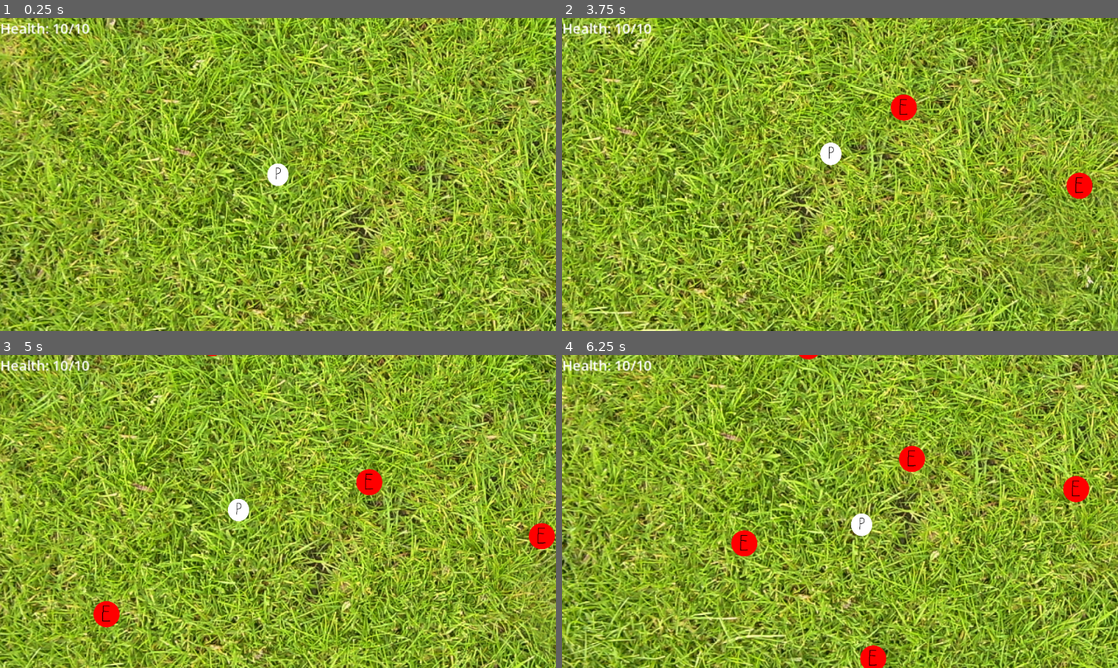
Above: before the commit, frames 1-4 (two rows, left to right).
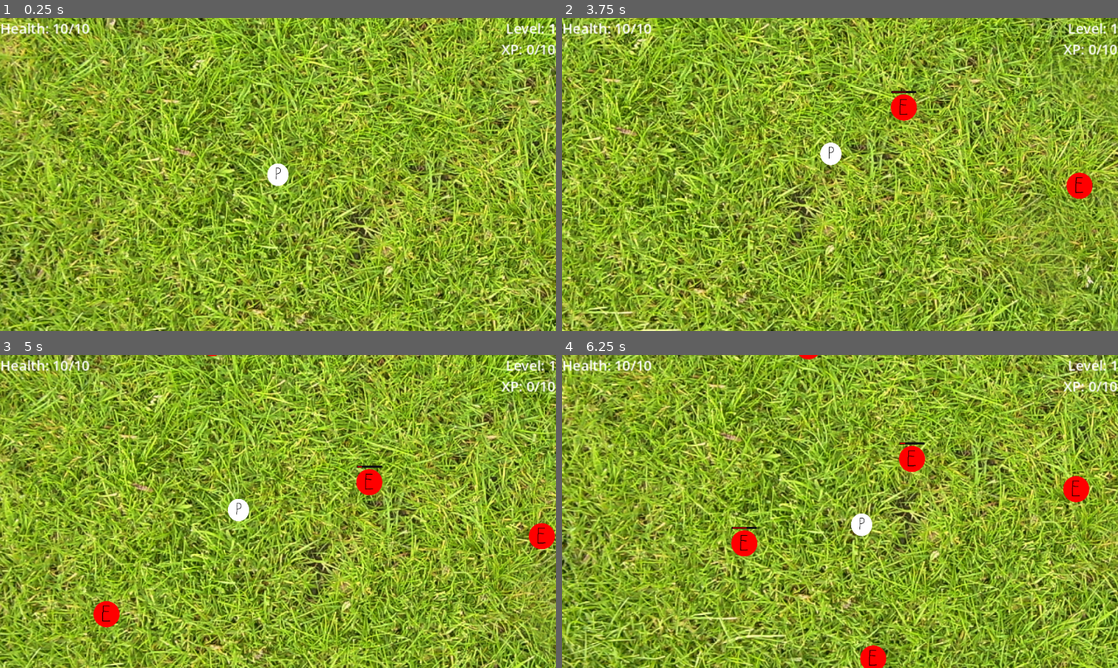
Above: after the commit, the same moments.

Repository: Josephisgr8/simple-survivors
Game: Godot game, scene res://Scenes/game.tscn
The game is run twice, just before and just after one commit, with the same random seed, the same clock (stepped at 60 frames per second) and the same inputs.
Inputs:
- Up to frame 1 (0.25 s): no input
- Up to frame 2 (3.75 s): tap Enter at 0.5 s; hold D (Right) 0.53-1.28 s; hold S (Down) 1.28-2.03 s; hold D (Right) 2.03-2.78 s; hold W (Up) 2.78-3.53 s; hold A (Left) from 3.53 s (still down)
- Up to frame 3 (5 s): keep holding A (Left)
- Up to frame 4 (6.25 s): release A (Left) at 5.03 s; hold S (Down) 5.03-5.78 s; hold D (Right) from 5.78 s (still down)

The runs differ from the first frame. In frame 1, 0.3% of the frame differs, in the area x 90-100%, y 1-12%; in frame 2, 0.3%; in frame 3, 0.3%; in frame 4, 0.4%, in the area x 30-100%, y 1-56%.

Commit message:
Added enemy health bars. Added player level and XP to HUD.  Added magnetized mode for xp orbs.
Enemies now display a health bar upon taking damage for the first time.
Current player level and xp/xp-required are displayed and correctly updated in the HUD.
XP orbs become magnetized to the player upon coming within pickup range. XP is awarded and orbs are removed upon reaching the player's position.

Diff:
--- a/Scenes/enemy.tscn
+++ b/Scenes/enemy.tscn
@@ -6,6 +6,17 @@
 [sub_resource type="CapsuleShape2D" id="CapsuleShape2D_nhhn2"]
 radius = 99.0
 height = 198.0
+
+[sub_resource type="StyleBoxFlat" id="StyleBoxFlat_afpow"]
+bg_color = Color(0.060530342, 0.060530365, 0.060530297, 1)
+
+[sub_resource type="StyleBoxFlat" id="StyleBoxFlat_1f0kj"]
+bg_color = Color(0.87038714, 1.4439225e-06, 1.2513996e-06, 1)
+border_width_left = 5
+border_width_top = 5
+border_width_right = 5
+border_width_bottom = 5
+border_color = Color(0.05882353, 0.05882353, 0.05882353, 1)
 
 [node name="Enemy" type="Area2D" unique_id=563158874]
 collision_layer = 3
@@ -20,3 +31,14 @@
 [node name="CollisionShape2D" type="CollisionShape2D" parent="." unique_id=2127674872]
 position = Vector2(0.5, -0.5)
 shape = SubResource("CapsuleShape2D_nhhn2")
+debug_color = Color(0.34901962, 0.6156863, 0.23921569, 0.8235294)
+
+[node name="HealthBar" type="ProgressBar" parent="." unique_id=2117521927]
+offset_left = -96.0
+offset_top = -128.0
+offset_right = 96.0
+offset_bottom = -112.0
+theme_override_colors/font_color = Color(0.9685872, 5.679429e-06, 7.70092e-07, 1)
+theme_override_styles/background = SubResource("StyleBoxFlat_afpow")
+theme_override_styles/fill = SubResource("StyleBoxFlat_1f0kj")
+show_percentage = false
--- a/Scenes/in_game_ui.tscn
+++ b/Scenes/in_game_ui.tscn
@@ -9,6 +9,27 @@
 
 [node name="HealthLabel" type="Label" parent="." unique_id=1979079318]
 layout_mode = 0
-offset_right = 61.0
-offset_bottom = 23.0
+offset_right = 128.0
+offset_bottom = 24.0
 text = "Health: "
+
+[node name="XpLabel" type="Label" parent="." unique_id=1195081174]
+layout_mode = 1
+anchors_preset = 1
+anchor_left = 1.0
+anchor_right = 1.0
+offset_left = 504.0
+offset_top = 24.0
+offset_right = 640.0
+offset_bottom = 48.0
+grow_horizontal = 0
+text = "XP: Current / Max"
+horizontal_alignment = 2
+
+[node name="PlayerLevelLabel" type="Label" parent="." unique_id=1402769269]
+layout_mode = 0
+offset_left = 504.0
+offset_right = 640.0
+offset_bottom = 24.0
+text = "Level: "
+horizontal_alignment = 2
--- a/Scripts/ResourceScripts/player_stats_resource.gd
+++ b/Scripts/ResourceScripts/player_stats_resource.gd
@@ -2,8 +2,9 @@
 class_name PlayerStatsResource
 
 #HUD signals
-signal CurrentHPUpdated
-signal MaxHPUpdated
+signal HpUpdated
+signal XpUpdated
+signal PlayerLevelUpdated
 
 #player stats
 @export var speed := 200.0:
@@ -17,13 +18,12 @@
 @export var maxHP := 10:
 	set(value):
 		maxHP = value
-		MaxHPUpdated.emit()
+		HpUpdated.emit()
 
 @export var currHP := maxHP:
 	set(value):
 		currHP = value
-		CurrentHPUpdated.emit()
-		print("curr hp modified")
+		HpUpdated.emit()
 
 @export var invincibilityDurationSecs := 1.0:
 	set(value):
@@ -32,10 +32,12 @@
 @export var currentXP: int = 0:
 	set(value):
 		currentXP = value
+		XpUpdated.emit()
 
 @export var xpToLevel: int = 10:
 	set(value):
 		xpToLevel = value
+		XpUpdated.emit()
 
 @export var xpPickupRange := 100.0:
 	set(value):
@@ -44,6 +46,7 @@
 @export var currPlayerLevel: int = 1:
 	set(value):
 		currPlayerLevel = value
+		PlayerLevelUpdated.emit()
 
 @export var antiSpawnRadius: float = 400:
 	set(value):
--- a/Scripts/enemy.gd
+++ b/Scripts/enemy.gd
@@ -19,9 +19,10 @@
 var pushOffset: Vector2
 
 @onready var collisionShape: CollisionShape2D = $CollisionShape2D
+@onready var health_bar: ProgressBar = $HealthBar
 
-#func _init() -> void:
-
+func _ready() -> void:
+	health_bar.visible = false
 
 func _process(delta: float) -> void:
 	#move
@@ -38,11 +39,16 @@
 func updateTargetPosition(pos): #gets called every frame
 	targetPosition = pos
 
+func updateHealthBar():
+	health_bar.max_value = enemyMaxHealth
+	health_bar.value = enemyCurrentHealth
+
 func updatePushOffset(offset: Vector2):
 	pushOffset = offset
 
 
 func damageTaken(dmg, src):
+	health_bar.visible = true
 	enemyCurrentHealth -= dmg
 	if (enemyCurrentHealth <= 0):
 		_enemyDie()
--- a/Scripts/enemy_manager.gd
+++ b/Scripts/enemy_manager.gd
@@ -61,9 +61,10 @@
 	nonSpawnPositions[targetPosition] = targetStats.antiSpawnRadius * targetStats.antiSpawnRadius
 	for enemy in enemyList:
 		enemy.updateTargetPosition(targetPosition)
+		enemy.updateHealthBar()
 		#also get and set push vector
 		var pushOffset: Vector2 = Vector2(0,0)
-		var scaledRadius: float = enemy.collisionShape.shape.radius * enemySizeScale
+		var scaledRadius: float = enemy.collisionShape.shape.radius * enemy.scale.x
 		var minDistance: float = scaledRadius * enemyPushoffForce
 		for enemy2 in enemyList:
 			if enemy == enemy2:
--- a/Scripts/in_game_ui.gd
+++ b/Scripts/in_game_ui.gd
@@ -4,10 +4,14 @@
 
 @onready var in_game_ui: Control = $"."
 @onready var health_label: Label = $HealthLabel
+@onready var xp_label: Label = $XpLabel
+@onready var player_level_label: Label = $PlayerLevelLabel
 
 # Called when the node enters the scene tree for the first time.
 func _ready() -> void:
-	playerStats.CurrentHPUpdated.connect(_updateHUD)
+	playerStats.HpUpdated.connect(_updateHUD)
+	playerStats.XpUpdated.connect(_updateHUD)
+	playerStats.PlayerLevelUpdated.connect(_updateHUD)
 	_updateHUD()
 	pass # Replace with function body.
 
@@ -18,3 +22,5 @@
 
 func _updateHUD() -> void:
 	health_label.text = str("Health: ", playerStats.currHP, "/", playerStats.maxHP)
+	xp_label.text = str("XP: ", playerStats.currentXP, "/", playerStats.xpToLevel)
+	player_level_label.text = str("Level: ", playerStats.currPlayerLevel)
--- a/Scripts/player.gd
+++ b/Scripts/player.gd
@@ -51,6 +51,7 @@
 func _checkForAndLevelUp() -> void:
 	if playerStats.currentXP >= playerStats.xpToLevel:
 		print("Leveled up!")
+		playerStats.currPlayerLevel += 1
 		playerStats.currentXP = playerStats.currentXP - playerStats.xpToLevel
 		playerStats.xpToLevel = playerStats.xpToLevel * playerStats.xpToLevelMult
 		_checkForAndLevelUp() #This is so that multiple levels can be gained at once, if the xp is collected.
@@ -58,7 +59,6 @@
 func gainXp(val: int):
 	playerStats.currentXP += val * playerStats.xpMult
 	_checkForAndLevelUp()
-	print("total xp: ", playerStats.currentXP, " / ", playerStats.xpToLevel)
 
 func fireMissile(pos: Vector2):
 	missile_manager.createMissile(global_position, pos)
--- a/Scripts/xp_manager.gd
+++ b/Scripts/xp_manager.gd
@@ -8,8 +8,9 @@
 
 
 
-var xpOrbList: Array[Sprite2D]
-var xpOrbsToDelete: Array[Sprite2D]
+var xpOrbList: Array[XP_Orb]
+var xpMagentizedOrbsList: Array[XP_Orb]
+var xpOrbsToDelete: Array[XP_Orb]
 
 
 var collectorPosition: Vector2 # It ends up being better for this node to hold this data, since orbs need it for the magnetized effect
@@ -19,6 +20,7 @@
 var xpOrbCombinationRange := 100
 var xpOrbGrowthFactor := 0.05 #how much an xp orb will scale in size per xpValue it is
 var xpOrbCombineWaitSecs := 2.0
+var xpMagentizedMovementSpeed := 500.0
 
 @onready var xp_orb_combine_wait: Timer = $"XP Orb Combine Wait"
 
@@ -32,8 +34,9 @@
 
 # Called every frame. 'delta' is the elapsed time since the previous frame.
 func _process(delta: float) -> void:
+	_updateMagnetizedOrbs(delta)
 	_removeXpOrbs()
-	getXpOrbsInRange(collectorPosition, collectorStats.xpPickupRange * collectorStats.xpPickupRangeMult)
+	getXpOrbsInRange(collectorStats.xpPickupRange * collectorStats.xpPickupRangeMult)
 	pass
 
 func spawnXP(pos, val):
@@ -47,21 +50,28 @@
 		newXp.resize(xpOrbBaseScale, xpOrbGrowthFactor)
 		newXp.global_scale = Vector2(xpOrbBaseScale, xpOrbBaseScale)
 		newXp.xpValue = val
-		newXp.DeleteOrb.connect(func(orb: XP_Orb): xpOrbsToDelete.append(orb)) # lambda function, very fancy. Way to create quick functions on the fly, usually for a specific call.
 		xpOrbList.append(newXp)
 		add_child(newXp)
 	pass
 
 func _removeXpOrbs():
-	for orb in xpOrbsToDelete:
+	for orb: XP_Orb in xpOrbsToDelete:
 		orb.queue_free()
-	xpOrbList = xpOrbList.filter(func(orb: XP_Orb): return is_instance_valid(orb) and not orb.is_queued_for_deletion())
 	xpOrbsToDelete.clear()
 
 func _mergeOrbs(orb1: XP_Orb, orb2: XP_Orb):
 	orb1.xpValue += orb2.xpValue
 	orb1.resize(xpOrbBaseScale, xpOrbGrowthFactor)
 	xpOrbsToDelete.append(orb2)
+
+func _updateMagnetizedOrbs(delta: float) -> void:
+	for orb in xpMagentizedOrbsList:
+		orb.global_position = orb.global_position.move_toward(collectorPosition, xpMagentizedMovementSpeed * delta)
+		if orb.global_position == collectorPosition:
+			_awardXp(orb)
+			xpOrbsToDelete.append(orb)
+	xpMagentizedOrbsList = xpMagentizedOrbsList.filter(func(orb: XP_Orb): return !xpOrbsToDelete.has(orb))
+	pass
 
 func getUpdatedXpOrbHashMap(cellSize: float) -> Dictionary:
 	var hashMap: Dictionary
@@ -110,12 +120,12 @@
 							break
 
 
-func getXpOrbsInRange(pos: Vector2, rng: float) -> void:
+func getXpOrbsInRange(rng: float) -> void:
 	var rangeSquared = rng * rng #for performance reasons
 
 	#determine the cell range to check
-	var cellBoundLower: Vector2i = Vector2i(floori((pos.x - rng)/xpOrbCombinationRange), floori((pos.y - rng)/xpOrbCombinationRange))
-	var cellBoundUpper: Vector2i = Vector2i(floori((pos.x + rng)/xpOrbCombinationRange), floori((pos.y + rng)/xpOrbCombinationRange))
+	var cellBoundLower: Vector2i = Vector2i(floori((collectorPosition.x - rng)/xpOrbCombinationRange), floori((collectorPosition.y - rng)/xpOrbCombinationRange))
+	var cellBoundUpper: Vector2i = Vector2i(floori((collectorPosition.x + rng)/xpOrbCombinationRange), floori((collectorPosition.y + rng)/xpOrbCombinationRange))
 
 	#get updated hashmap
 	var hashMap: Dictionary = getUpdatedXpOrbHashMap(xpOrbCombinationRange)
@@ -128,13 +138,11 @@
 			if !hashMap.has(currCell):
 				continue
 			for orb: XP_Orb in hashMap[currCell]:
-				if orb.global_position.distance_squared_to(pos) <= rangeSquared:
+				if orb.global_position.distance_squared_to(collectorPosition) <= rangeSquared:
 					#if xp is in range
-					_awardXp(orb)
-					orb.deleteOrb()
-	#THIS FUNCTION WILL SEND THE ORBS TO MAGNET MODE, CONTROLLED BY THIS MANAGER. SINCE IT HAS CONTROLL, IT KNOWS WHEN THE XP REACHES THE PLAYER. AT THAT POINT IT WILL DELETE THEE XP,
-	# AND EMIT A SIGNAL TO LET THE PLAYER KNOW HOW MUCH RAW XP THEY GOT
-	#ONCE THE ORBS REACH THE PLAYER, DO THIS^^^ THEN DELETE THEM
+					#remove the orb from the orb list, add it to the magnetizedOrbList
+					xpOrbList.erase(orb)
+					xpMagentizedOrbsList.append(orb)
 
 
 func _awardXp(orb: XP_Orb):
--- a/Scripts/xp_orb.gd
+++ b/Scripts/xp_orb.gd
@@ -6,20 +6,9 @@
 
 
 var xpValue: int #This is the total xp value of the orb, and is used to increase the size of the orb.
-
-
-# Called when the node enters the scene tree for the first time.
-#func _ready() -> void:
-	#pass # Replace with function body.
-
-
-# Called every frame. 'delta' is the elapsed time since the previous frame.
-#func _process(delta: float) -> void:
-	#pass
+var magentizeTarget: Vector2  #Decided to go with a simple variable instead of a State class. This is because, the xp orb manager controls movement for the xp orb,
+								#so the xp orb state would only act as a flag to let the manager know that the orb is magnetized.
 
 func resize(baseScale, addScale) -> void:
 	var totScale: float = (xpValue * addScale) + baseScale
 	global_scale = Vector2(totScale, totScale)
-
-func deleteOrb() -> void:
-	DeleteOrb.emit(self)
